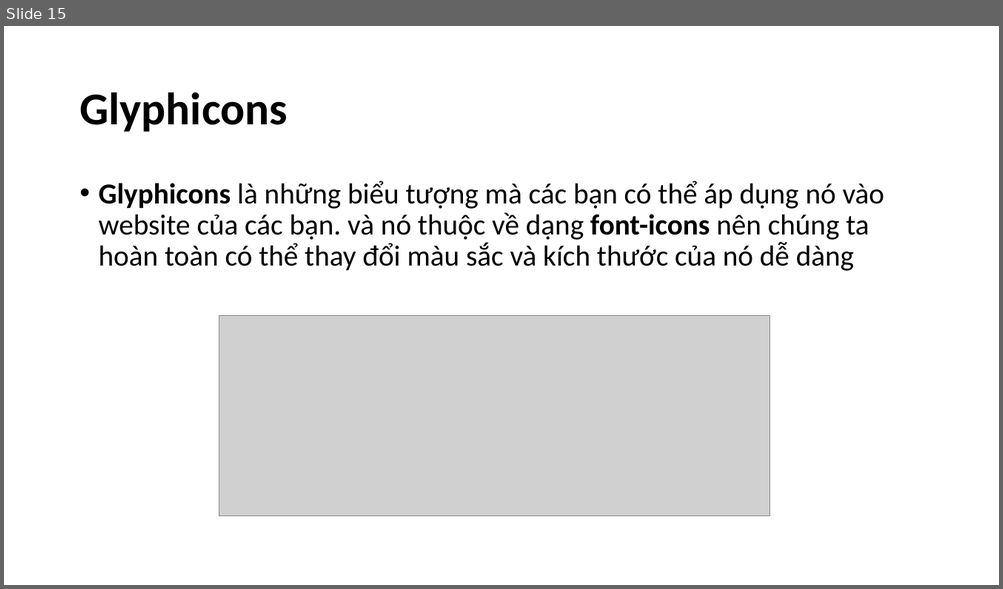
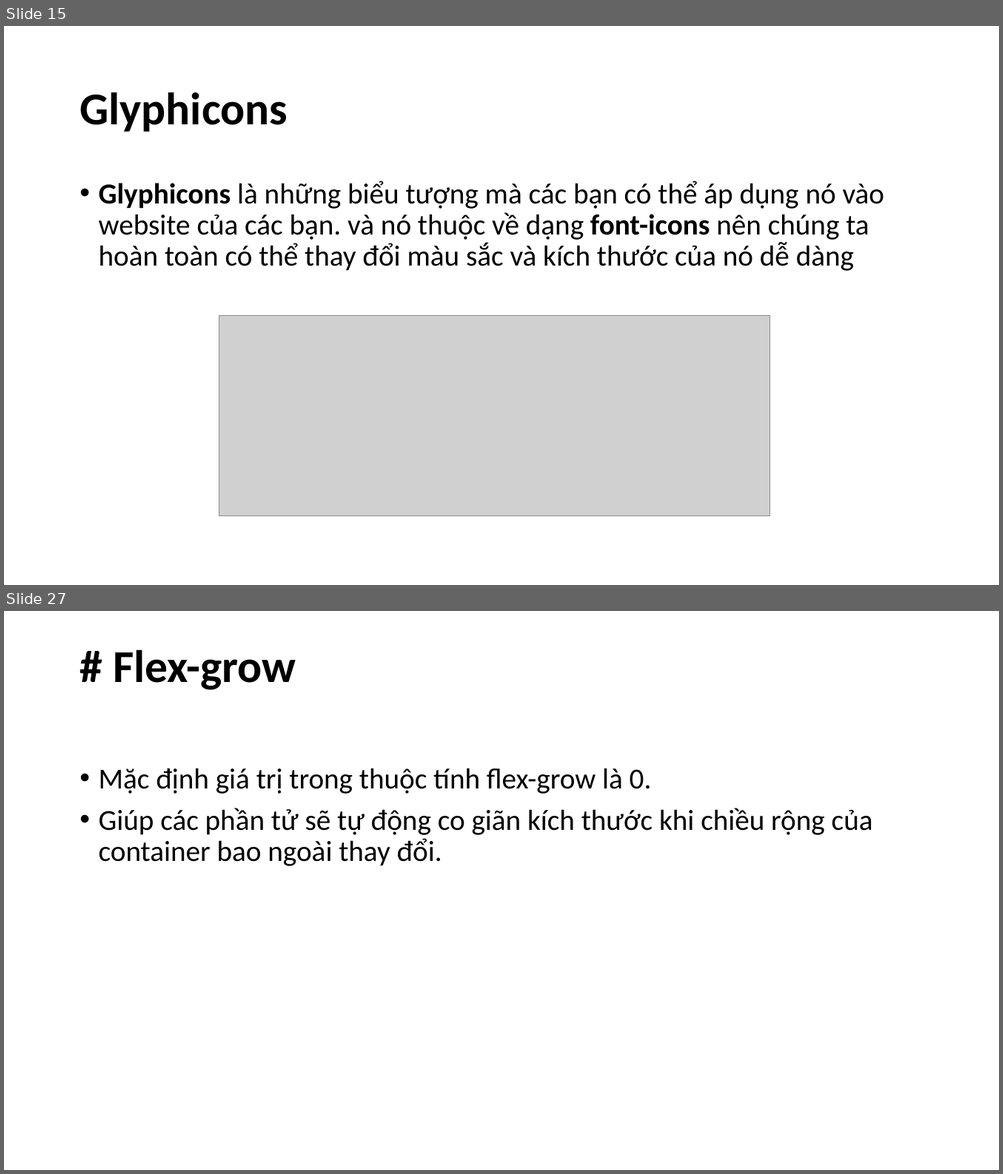
Before and after one commit to hoanghiep8921/ljava1909, a slide deck: slide/Bootstrap.pptx. Shown one above the other, each under a label of ours: slide 15 before the commit, slides 15 and 27 after it; the slides between them are not shown. The pictures are 1003x589 and 1003x1174 pixels, drawn with LibreOffice and Linux fonts; fonts in the diff are those of the drawing; grey boxes stand for pictures. Boxes give left, top, right and bottom in pixels: in the first picture for what was removed or moved away, otherwise in the second. Text is boxed around its words. In the diff, an @@ line names an element or a change of style, - is before the commit and + after.

```diff
--- a/slide/Bootstrap.pptx
+++ b/slide/Bootstrap.pptx
@@ slide 27 added at <box>4,611,999,1170</box>, background #FFFFFF @@
@@ title added at <box>113,649,296,690</box>, 44 pt, text #000000, bold @@
+# Flex-grow
@@ text added at <box>99,768,873,866</box>, 28 pt, text #000000 @@
+• Mặc định giá trị trong thuộc tính flex-grow là 0.
+• Giúp các phần tử sẽ tự động co giãn kích thước khi chiều rộng của container bao ngoài thay đổi.
```
Also in this commit, not shown: 11 other slides added, 1 slide removed, 13 other files.
